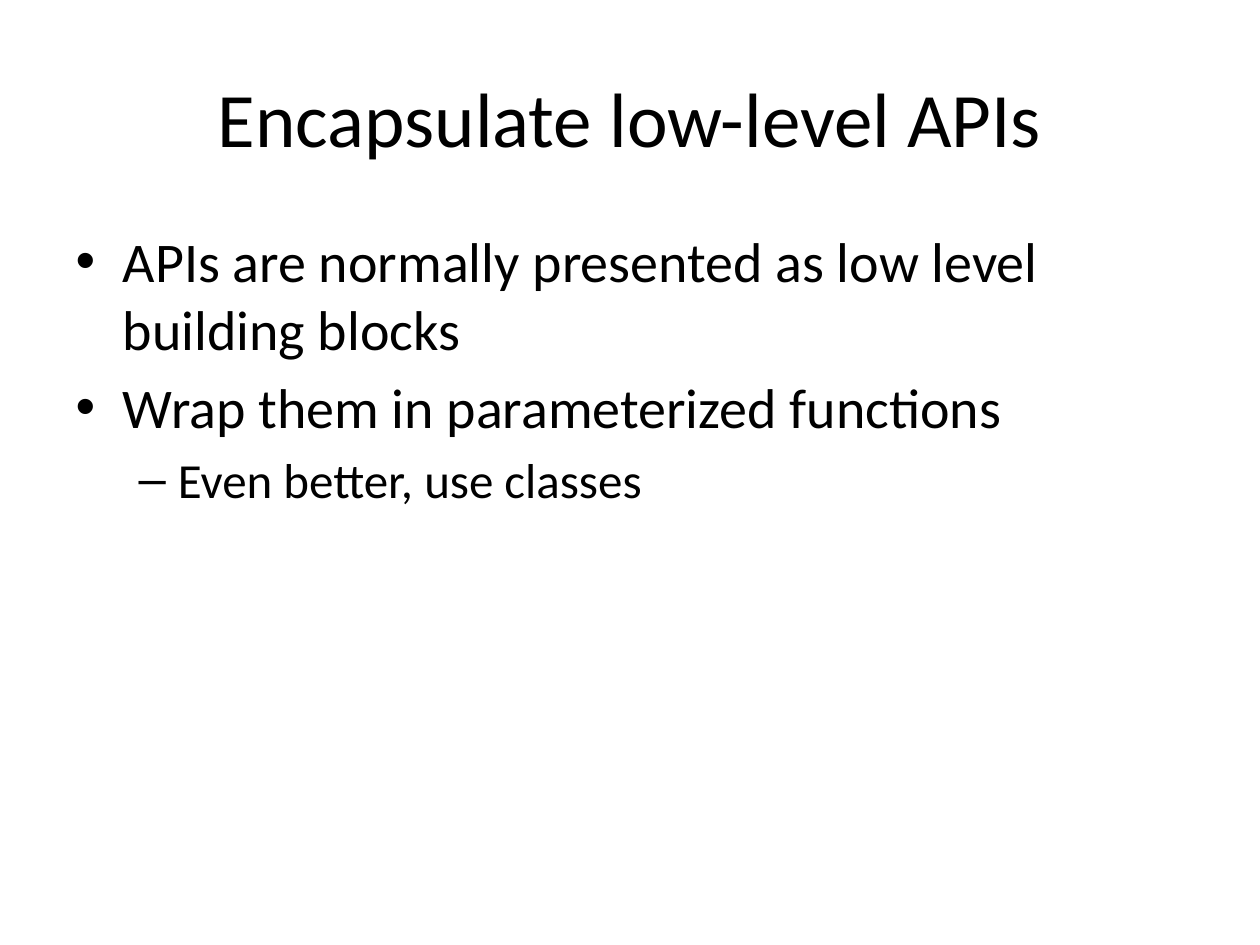
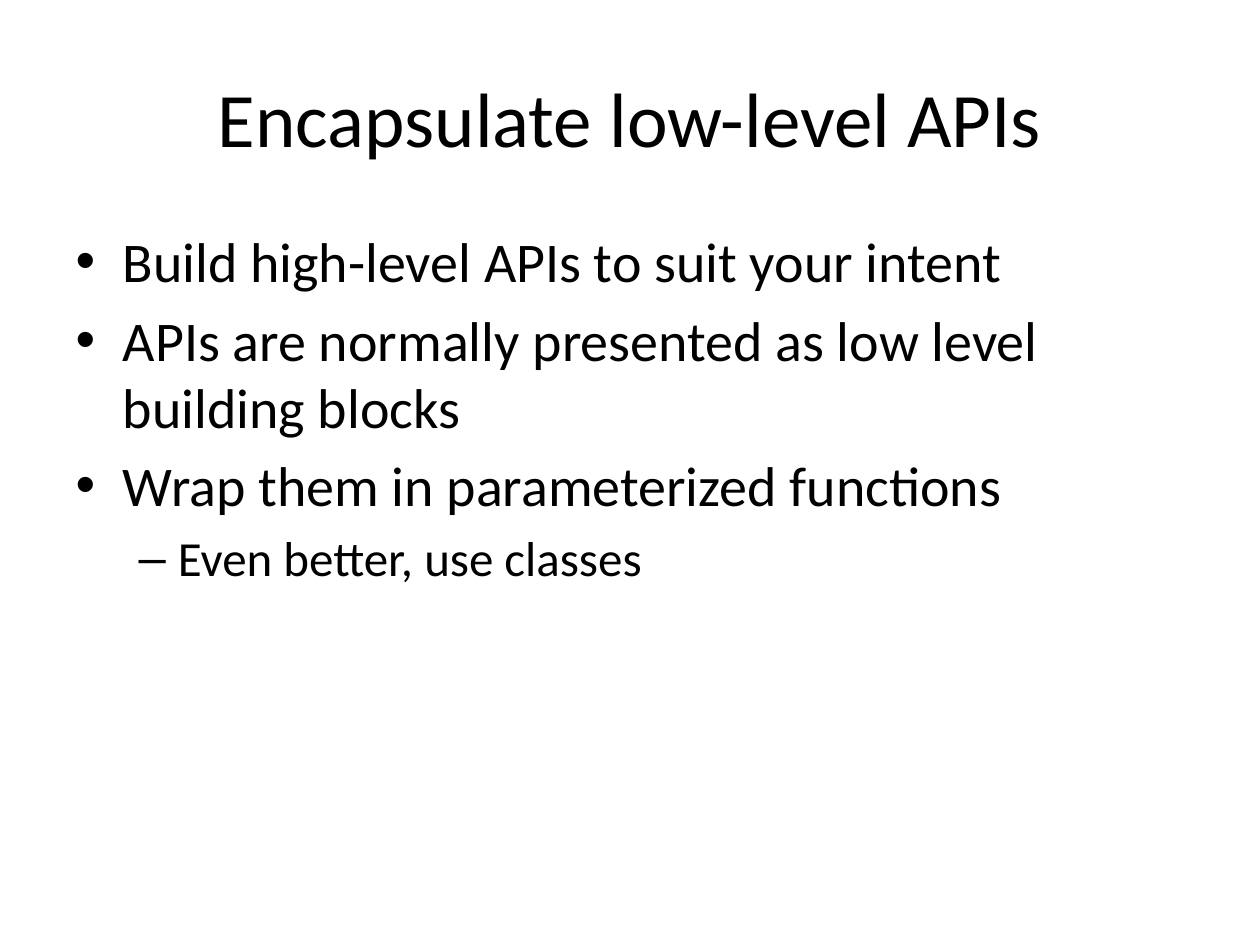
Before and after one commit to DavidJameson/SocialSoftware, a slide deck: slide 18 of DefensiveProgrammingTechniques.pptx (slide 7 before the commit). Drawn at 1260x945 pixels with LibreOffice and Linux fonts; fonts in the diff are those of the drawing. Boxes give left, top, right and bottom in pixels: in the first picture for what was removed or moved away, otherwise in the second. Text is boxed around its words. In the diff, an @@ line names an element or a change of style, - is before the commit and + after.

```diff
--- a/DefensiveProgrammingTechniques.pptx
+++ b/DefensiveProgrammingTechniques.pptx
@@ text at box(123, 243, 1001, 292): paragraph added @@
+• Build high-level APIs to suit your intent
```
Also in this commit, not shown: 3 other slides changed, 11 slides added.
